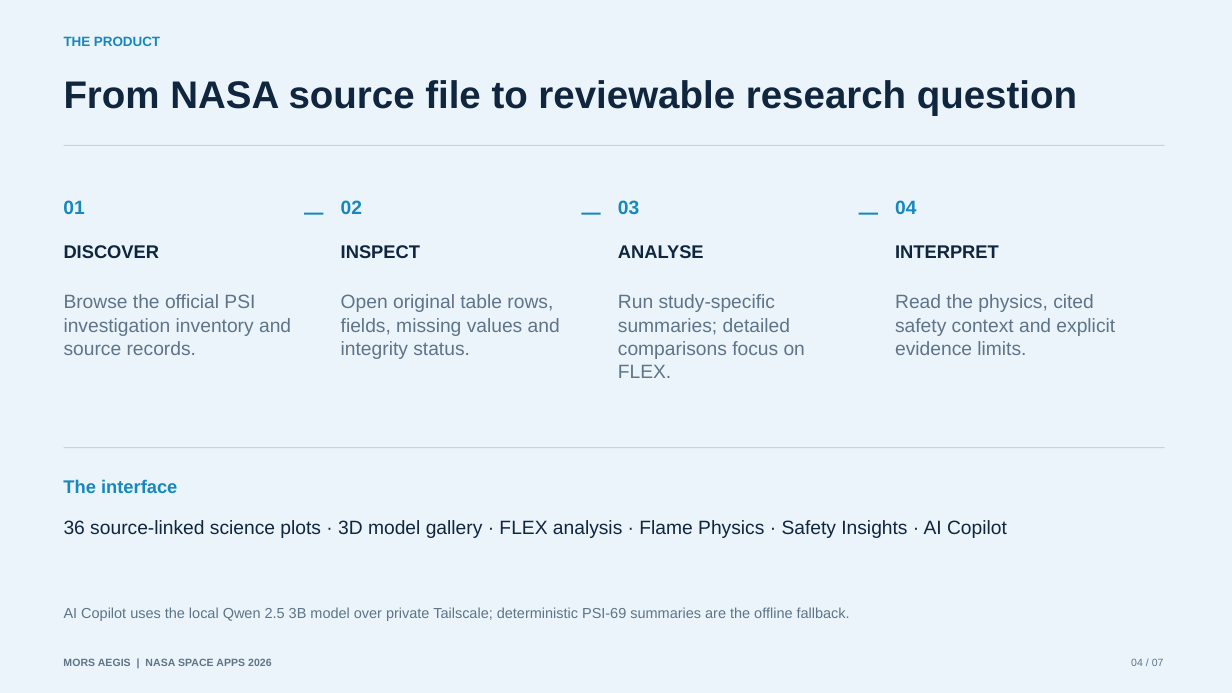
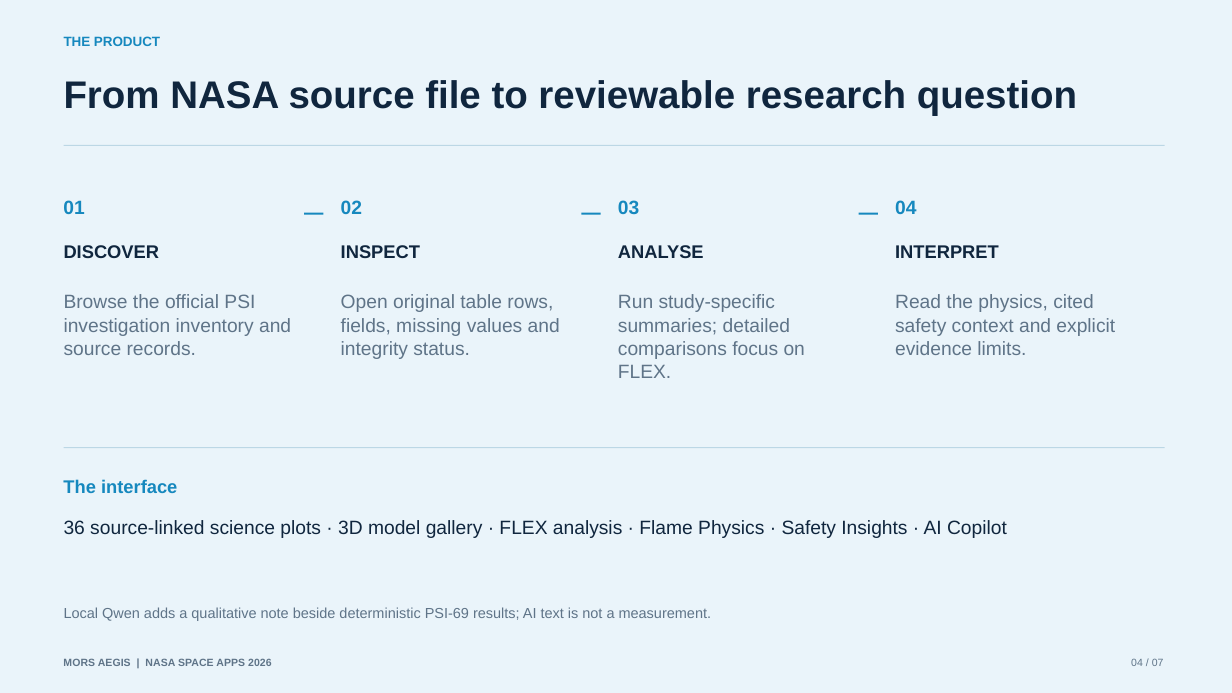
Before and after one commit to Laythraad/mors-aegis-flame-in-freefall-2026, a slide deck: slide 4 of deliverables/presentation/MORS_AEGIS_NASA_Space_Apps_Submission_7_Slides_AI.pptx. Drawn at 1232x693 pixels with LibreOffice and Linux fonts; fonts in the diff are those of the drawing. Boxes give left, top, right and bottom in pixels: in the first picture for what was removed or moved away, otherwise in the second. Text is boxed around its words. In the diff, an @@ line names an element or a change of style, - is before the commit and + after.

```diff
--- a/deliverables/presentation/MORS_AEGIS_NASA_Space_Apps_Submission_7_Slides_AI.pptx
+++ b/deliverables/presentation/MORS_AEGIS_NASA_Space_Apps_Submission_7_Slides_AI.pptx
@@ text at (64, 607, 712, 621): text changed @@
-AI Copilot uses the local Qwen 2.5 3B model over private Tailscale; deterministic PSI-69 summaries are the offline fallback.
+Local Qwen adds a qualitative note beside deterministic PSI-69 results; AI text is not a measurement.
```
Also in this commit, not shown: 11 other files.
